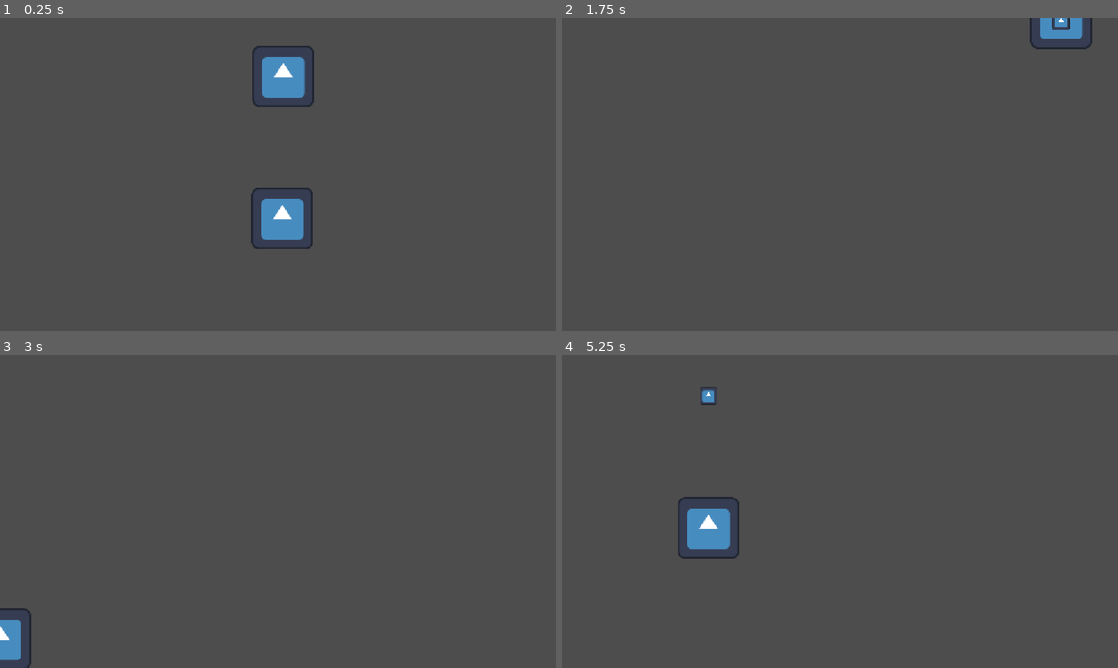
Above: before the commit, frames 1-4 (two rows, left to right).
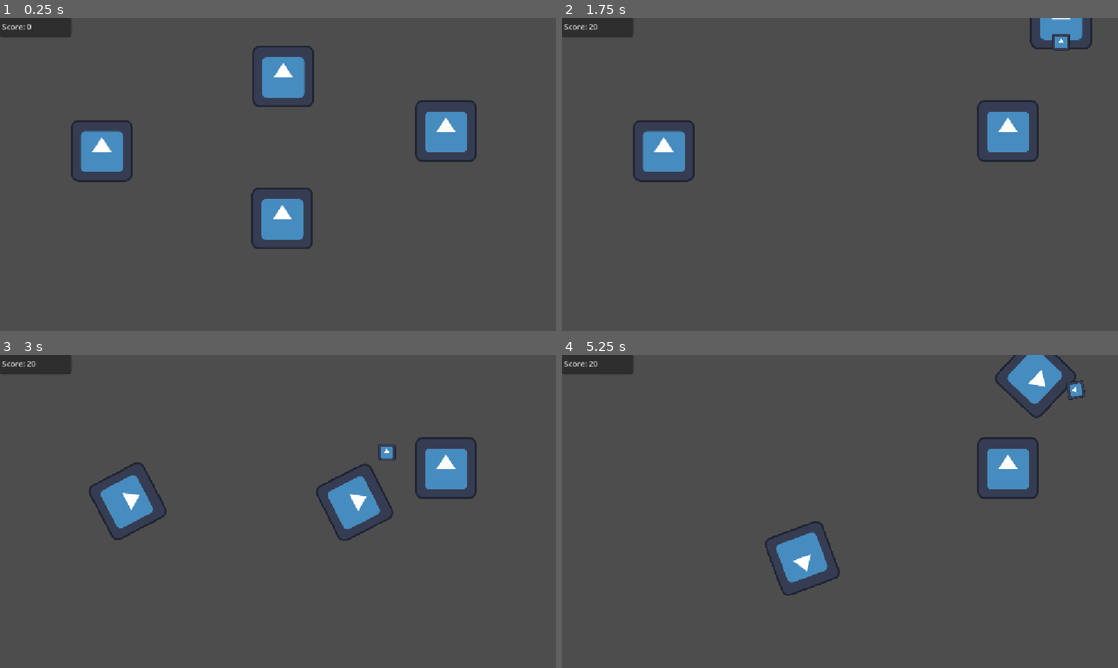
Above: after the commit, the same moments.

Repository: AndreVHGSAE/Asteriods-Fran
Game: Godot game, scene res://Main.tscn
Same seed, same stepped clock (60 frames per second), same inputs: the game is played once before the commit and once after it. The engine's default icon, where the game draws it, is replaced by a stand-in: a white triangle on a blue panel in a dark square.
Inputs:
- Up to frame 1 (0.25 s): no input
- Up to frame 2 (1.75 s): tap Enter (Shoot) at 0.5, 0.6, 1.35 s; hold D (Right) 0.53-1.28 s; hold S (Down) from 1.28 s (still down)
- Up to frame 3 (3 s): release S (Down) at 2.03 s; hold D (Right) 2.03-2.78 s; tap Enter (Shoot) at 2.1, 2.85 s; hold W (Up) from 2.78 s (still down)
- Up to frame 4 (5.25 s): release W (Up) at 3.53 s; hold A (Left) 3.53-5.03 s; tap Enter (Shoot) at 3.6, 4.35, 5.1 s; hold S (Down) from 5.03 s (still down)

The runs differ from the first frame. In frame 1, 3.2% of the frame differs, in the area x 0-86%, y 0-53%; in frame 2, 3.5%; in frame 3, 5.2%; in frame 4, 5.9%, in the area x 0-95%, y 0-77%.

Commit message:
Death and asteroid splitting
+Screen Wrap Fixed

Diff:
--- a/main.gd
+++ b/GameManager.gd
@@ -1,4 +1,6 @@
-extends Node2D
+class_name GameManager extends Node2D
+
+static var score :  int = 0
 # Awake del Godot
 func _init() -> void:
 	pass
@@ -7,16 +9,13 @@
 # Start de Godot
 func _ready() -> void:
 	print_debug("Game Started")
+	score = 0
 	pass # Replace with function body.
 
 # Called every frame. 'delta' is the elapsed time since the previous frame.
 # Update de Godot
 func _process(delta: float) -> void:
-	if (Input.is_action_just_pressed("Shoot")) : print_debug ("Shooted")
-	if (Input.is_action_just_pressed("Up")) : print_debug ("Going up")
-	if (Input.is_action_just_pressed("Down")) : print_debug ("Going down")
-	if (Input.is_action_just_pressed("Left")) : print_debug ("Going left")
-	if (Input.is_action_just_pressed("Right")) : print_debug ("Going right")
+
 	pass
 
 # Fixed Update de Godot
--- a/Main.tscn
+++ b/Main.tscn
@@ -1,14 +1,30 @@
 [gd_scene format=3 uid="uid://bbmuxrssyj2qx"]
 
-[ext_resource type="Script" uid="uid://o0ecwgjhgbvx" path="res://main.gd" id="1_glv2v"]
+[ext_resource type="Script" uid="uid://o0ecwgjhgbvx" path="res://GameManager.gd" id="1_glv2v"]
+[ext_resource type="Script" uid="uid://b4ha0rn33qwmr" path="res://UpdateUI.gd" id="2_cm0pq"]
 [ext_resource type="PackedScene" uid="uid://fgutobwtqae8" path="res://Ship.tscn" id="2_uu6xs"]
 [ext_resource type="PackedScene" uid="uid://bwf1umabfyw4i" path="res://Asteroid.tscn" id="3_r0du0"]
 
 [node name="Main" type="Node2D" unique_id=891255995]
 script = ExtResource("1_glv2v")
 
+[node name="UI Display" type="Node" parent="." unique_id=1240764613 node_paths=PackedStringArray("ScoreDisplay")]
+script = ExtResource("2_cm0pq")
+ScoreDisplay = NodePath("TextEdit")
+
+[node name="TextEdit" type="TextEdit" parent="UI Display" unique_id=1916653510]
+offset_right = 148.0
+offset_bottom = 40.0
+placeholder_text = "Score: P"
+
 [node name="Ship" parent="." unique_id=469292650 instance=ExtResource("2_uu6xs")]
 position = Vector2(585, 415)
 
 [node name="Asteroid" parent="." unique_id=819466456 instance=ExtResource("3_r0du0")]
 position = Vector2(587, 121)
+
+[node name="Asteroid2" parent="." unique_id=565785112 instance=ExtResource("3_r0du0")]
+position = Vector2(924, 234)
+
+[node name="Asteroid3" parent="." unique_id=1719199440 instance=ExtResource("3_r0du0")]
+position = Vector2(211, 275)
--- /dev/null
+++ b/UpdateUI.gd
@@ -0,0 +1,13 @@
+extends Node
+
+@export var ScoreDisplay : TextEdit
+
+# Called when the node enters the scene tree for the first time.
+func _ready() -> void:
+	pass # Replace with function body.
+
+
+# Called every frame. 'delta' is the elapsed time since the previous frame.
+func _process(delta: float) -> void:
+	ScoreDisplay.text = "Score: " + str(GameManager.score)
+	pass
--- a/asteroid.gd
+++ b/asteroid.gd
@@ -1,8 +1,20 @@
 class_name Asteroid extends RigidBody2D
 
+enum Size
+{
+	Big, Medium, Small
+}
+
+@export var size : Size = Size.Big
 
 # Called when the node enters the scene tree for the first time.
-func _ready() -> void:
+func _validate_size() -> void:
+	var set_scale = 0
+	if size == Size.Medium: set_scale = 0.5
+	else: set_scale = 0.3
+
+	for child in get_children():
+		(child as Node2D).global_scale *= set_scale
 	pass # Replace with function body.
 
 
@@ -11,8 +23,29 @@
 	pass
 
 func _take_dmg() -> void:
-	print_debug ("Asteroid Destroyed")
-	queue_free() #Destroys the object
+	GameManager.score += 10
+	if size == Size.Small:
+		queue_free() #Destroys the object
+		return
+
+	var newAsteroid1 = duplicate() as Asteroid
+	var newAsteroid2 = duplicate() as Asteroid
+	get_parent().add_child(newAsteroid1)
+	get_parent().add_child(newAsteroid2)
+
+	var newSize = Size.Medium
+	if size == Size.Medium: newSize = Size.Small
+
+	newAsteroid1.size = newSize
+	newAsteroid2.size = newSize
+
+	newAsteroid1._validate_size()
+	newAsteroid2._validate_size()
+
+	newAsteroid1.global_position = global_position + Vector2.RIGHT
+	newAsteroid1.global_position = global_position + Vector2.LEFT
+
+	queue_free()
 	pass
 
 func _physics_process(delta: float) -> void:
--- a/bullet.gd
+++ b/bullet.gd
@@ -15,5 +15,5 @@
 	for obj in colliders:
 		if !(obj is Asteroid): continue
 		(obj as Asteroid)._take_dmg()
-
+		queue_free()
 	pass
--- a/ship.gd
+++ b/ship.gd
@@ -1,26 +1,34 @@
 class_name Ship extends RigidBody2D
 #Export es para declarar variables, es el equivalente a [SerializeField]
+@export_range(5,1) var hitPoint = 3
+
 @export_range(200, 800, 15) var speed : float = 600
 #PacketScene es como GameObject
 @export_category("Shooting")
 @export var bullet : PackedScene
 @export var pivot : Node2D
 
+var iFrames = 0
+@export var InitPos = Vector2.ZERO
+
 @onready var screen_size = get_viewport_rect().size
 
 # Called when the node enters the scene tree for the first time.
 func _ready() -> void:
-
+	InitPos = global_position
 	pass # Replace with function body.
 
 
 # Called every frame. 'delta' is the elapsed time since the previous frame.
 func _process(delta: float) -> void:
-	screen_wrap()
 	pass
 
 func _physics_process(delta: float) -> void:
-
+	screen_wrap()
+	if iFrames > 0:
+		contact_monitor = false
+		iFrames -= 1
+		pass
 	if Input.is_action_just_pressed("Shoot"):
 		_shoot()
 	#"var" se refiere a una variable
@@ -30,8 +38,15 @@
 	pass
 
 func _take_dmg() -> void:
-	print_debug ("Ship Destroyed")
-	queue_free() #Destroys the object
+	hitPoint-=1
+	iFrames = 10
+	global_position = InitPos
+	if hitPoint <= 0:
+		print_debug ("Ship Destroyed")
+		queue_free() #Destroys the object
+		pass
+
+	global_position = InitPos
 	pass
 
 func _shoot() -> void:
@@ -42,17 +57,18 @@
 	pass
 
 func screen_wrap():
-	if position.x > screen_size.x:
-		position.x = 0
+	#Detecta tu posición de los 4 laods individuales
+	if global_position.x > screen_size.x:
+		global_position.x = 1
 		print_debug ("TP X to left")
-	if position.x < 0:
-		position.x = screen_size.x
+	if global_position.x < -1:
+		global_position.x = screen_size.x
 		print_debug ("TP X to right")
-	if position.y > screen_size.y:
-		position.y = 0
+	if global_position.y > screen_size.y:
+		global_position.y = 1
 		print_debug ("TP Y to up")
-	if position.y < 0:
-		position.y = screen_size.y
+	if global_position.y < -1:
+		global_position.y = screen_size.y
 		print_debug ("TP X to down")
 	#position.x = wrapf(position.x, 0, 1152)
 	#position.y = wrapf(position.y, 0, 648)
Renamed: main.gd.uid -> GameManager.gd.uid
Not shown, added: UpdateUI.gd.uid
